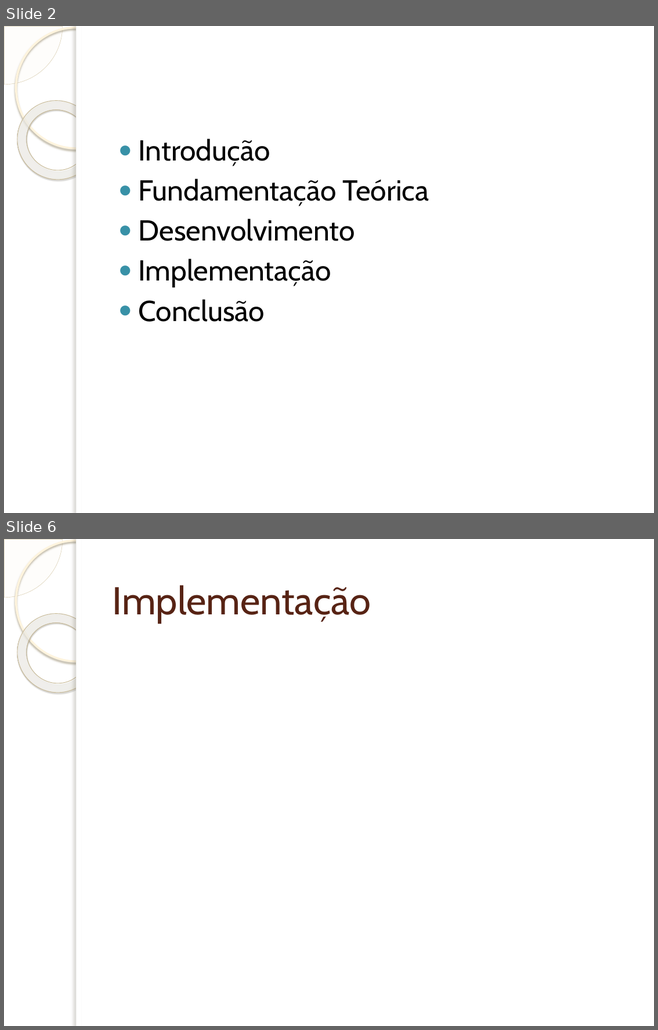
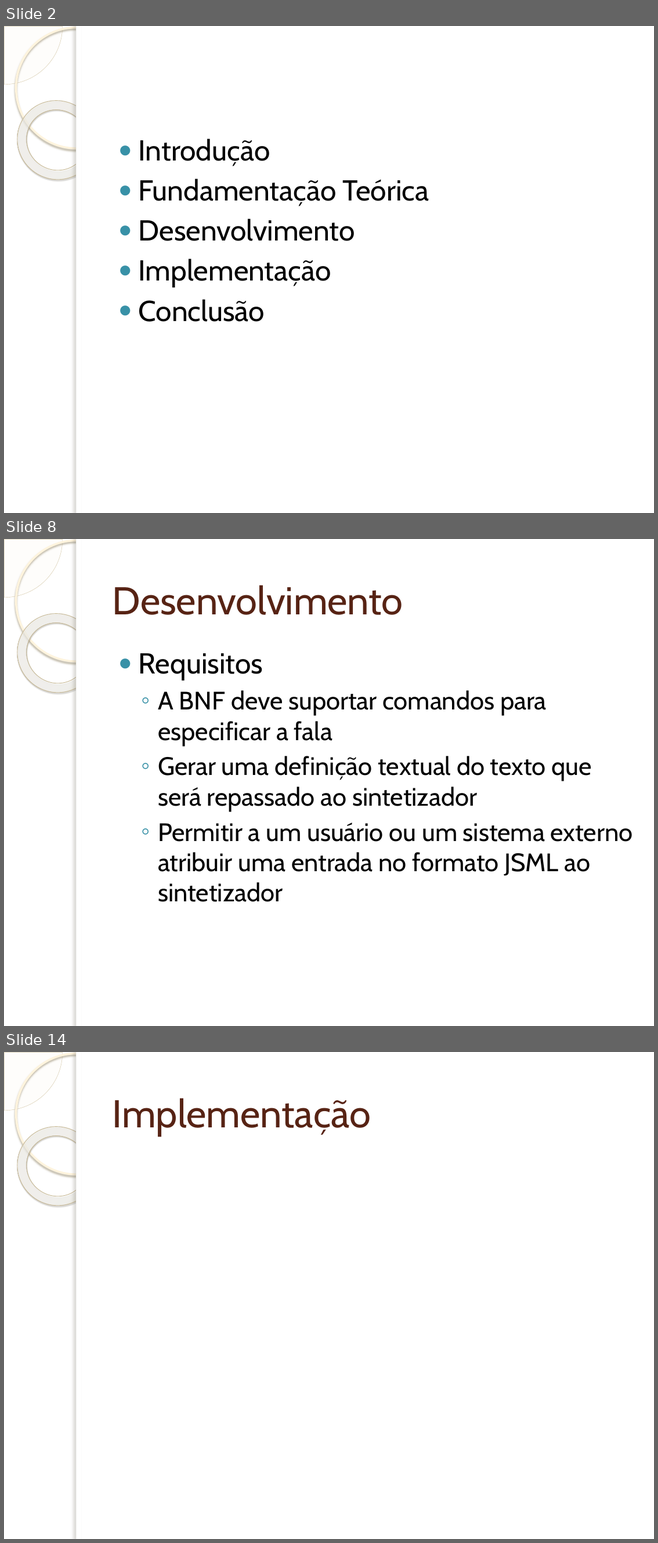
Before and after one commit to wendeldavid/soundwave, a slide deck: docs/tcc/Implementação de Suporta à Programação e Interpretação da.pptx. Shown one above the other, each under a label of ours: slides 2 and 6 before the commit, slides 2, 8 and 14 after it; the slides between them are not shown. The pictures are 658x1030 and 658x1543 pixels, drawn with LibreOffice and Linux fonts; fonts in the diff are those of the drawing; background and template pictures are left out. Boxes give left, top, right and bottom in pixels: in the first picture for what was removed or moved away, otherwise in the second. Text is boxed around its words. In the diff, an @@ line names an element or a change of style, - is before the commit and + after.

```diff
--- a/docs/tcc/Implementação de Suporta à Programação e Interpretação da.pptx
+++ b/docs/tcc/Implementação de Suporta à Programação e Interpretação da.pptx
@@ slide 8 added at [4,539,654,1026], background picture (left out); not listed: 5 template elements that a slide beside it also shows @@
@@ title added at [112,585,403,615], 43 pt, text #572314 @@
+Desenvolvimento
@@ text added at [139,653,633,902], 28 pt, text #000000 @@
+● Requisitos
+  ◦ A BNF deve suportar comandos para especificar a fala
+  ◦ Gerar uma definição textual do texto que será repassado ao sintetizador
+  ◦ Permitir a um usuário ou um sistema externo atribuir uma entrada no formato JSML ao sintetizador
@@ what was slide 6 is now slide 14 @@
```
Also in this commit, not shown: 3 slides changed, 8 other slides added, 1 slide removed.
